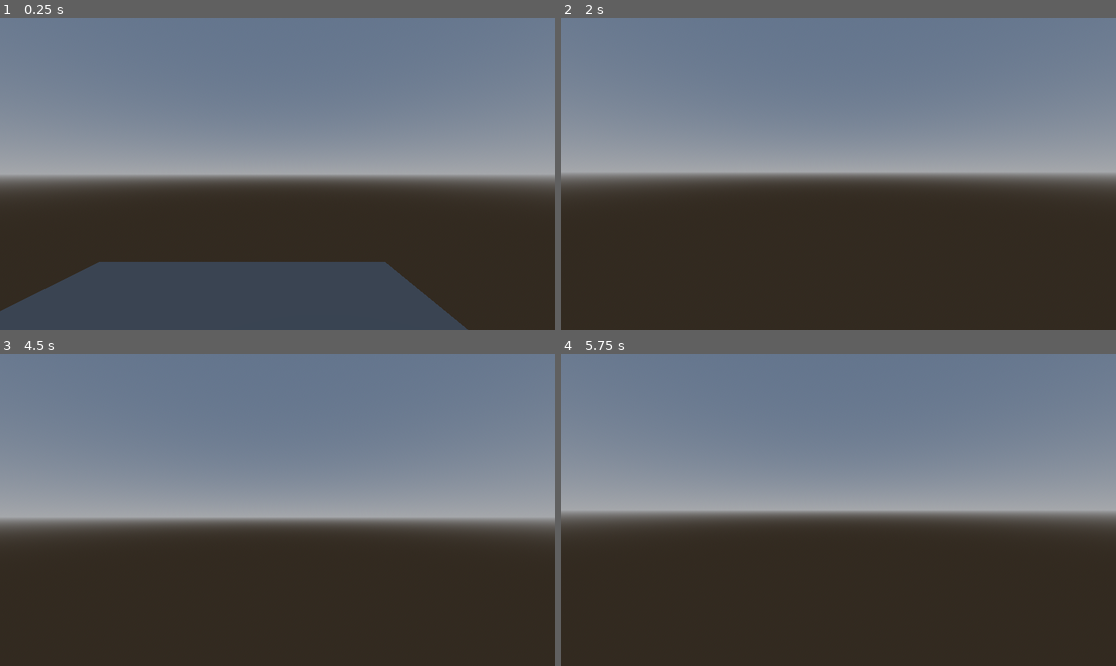
Above: before the commit, frames 1-4 (two rows, left to right).
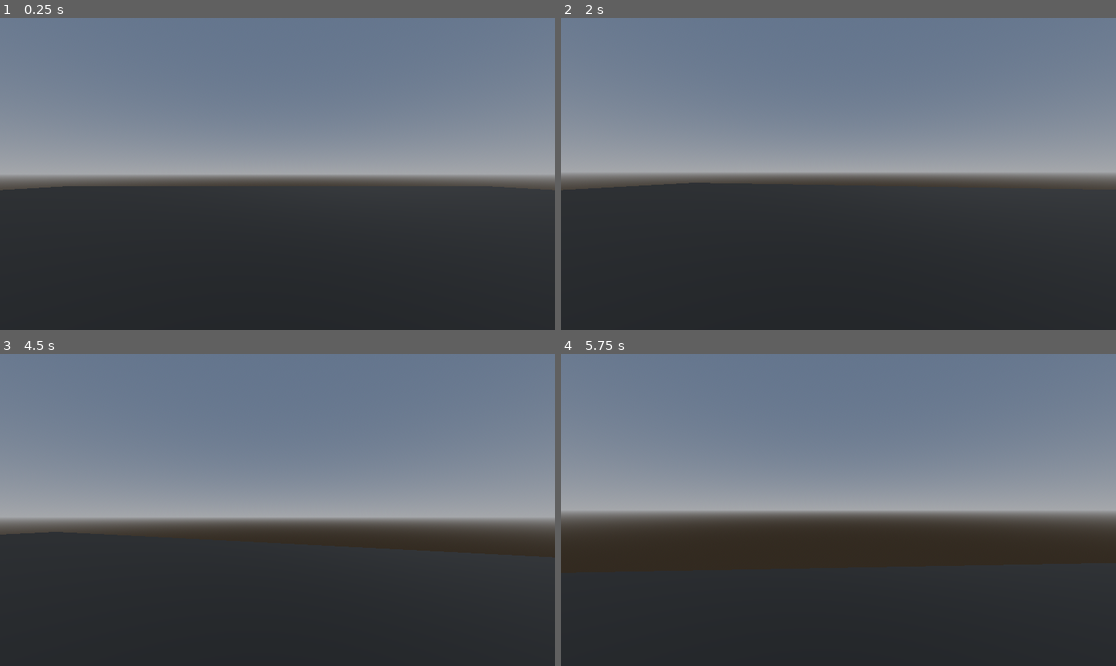
Above: after the commit, the same moments.

Repository: Nyedveg/Hop-Shot
Game: Godot game, scene res://MAIN.tscn
Two runs of this game, one before a commit and one after it. Both use one fixed random seed, a clock stepped at 60 frames per second and the inputs below. Before the commit the project starts from res://test_scene.tscn.
Inputs (mouse positions are in pixels of both pictures, inside the frame that each line leads up to):
- Up to frame 1 (0.25 s): no input
- Up to frame 2 (2 s): tap Enter (ui_accept) at 0.5, 0.77, 1.25, 1.52 s; move the mouse to (866, 174) at 0.52 s; hold Shift (sprint, bound only before the commit) 0.53-1.28 s; hold W (forward, bound only before the commit) from 0.53 s (still down); tap E (interact, bound only before the commit) at 0.6 s; move the mouse to (810, 174) at 1.27 s; tap Shift (sprint, bound only before the commit) at 1.35 s; tap Q (PICKUP, bound only after the commit) at 1.55 s
- Up to frame 3 (4.5 s): keep holding W (forward, bound only before the commit); move the mouse to (288, 503) at 2.02 s; tap Q (PICKUP, bound only after the commit) at 2.1, 3.8 s; tap E (interact, bound only before the commit) at 2.3, 3.6 s; tap Enter (ui_accept) at 2.75, 3.02, 3.77 s; move the mouse to (271, 516) at 2.77 s; tap Ctrl (crouch) at 2.85 s; tap Shift (sprint, bound only before the commit) at 3.05, 4.35 s; move the mouse to (316, 513) at 3.52 s; move the mouse to (233, 506) at 4.27 s
- Up to frame 4 (5.75 s): keep holding W (forward, bound only before the commit); tap Enter (ui_accept) at 4.52 s; tap E (interact, bound only before the commit) at 4.55 s; move the mouse to (844, 510) at 5.02 s; hold Shift (sprint, bound only before the commit) from 5.03 s (still down); tap Q (PICKUP, bound only after the commit) at 5.1 s

The runs differ from the first frame. In frame 1, 16% of the frame differs, in the area x 0-91%, y 53-100%; in frame 2, 0.2%; in frame 3, less than 0.1%; in frame 4, less than 0.1%.

Commit message:
updated project files

Diff:
--- /dev/null
+++ b/MAIN.tscn
@@ -0,0 +1,24 @@
+[gd_scene load_steps=4 format=3 uid="uid://b3tejip5bt721"]
+
+[ext_resource type="PackedScene" uid="uid://c2h5wi5d0wwxc" path="res://PLAYER/Player.tscn" id="1_for5s"]
+[ext_resource type="PackedScene" uid="uid://bxlhpwp5e5gig" path="res://WEAPONS/weapon.tscn" id="2_cfkjj"]
+
+[sub_resource type="StandardMaterial3D" id="StandardMaterial3D_ukhvu"]
+albedo_color = Color(0.0156863, 0.0156863, 0, 1)
+
+[node name="Node3D" type="Node3D"]
+
+[node name="DirectionalLight3D" type="DirectionalLight3D" parent="."]
+transform = Transform3D(-0.866023, -0.433016, 0.250001, 0, 0.499998, 0.866027, -0.500003, 0.749999, -0.43301, 0, 0, 0)
+shadow_enabled = true
+
+[node name="CSGBox3D" type="CSGBox3D" parent="."]
+use_collision = true
+size = Vector3(55, 0.115, 55)
+material = SubResource("StandardMaterial3D_ukhvu")
+
+[node name="Player" parent="." instance=ExtResource("1_for5s")]
+transform = Transform3D(1, 0, 0, 0, 1, 0, 0, 0, 1, 0, 1, 0)
+
+[node name="weapon" parent="." instance=ExtResource("2_cfkjj")]
+transform = Transform3D(1, 0, 0, 0, 1, 0, 0, 0, 1, 1.80221, 0.0575008, 4.6292)
--- a/Player.gd
+++ b/PLAYER/Player.gd
@@ -34,13 +34,13 @@
 @onready var camera3d := $Head/Camera3D
 @onready var player_capsule := $CollisionShape3D
 @onready var head_check := $Head_check
-@onready var hand = $Head/Hand
+@onready var hand = $Head/Camera3D/Hand
 
 # Dictionary of weapon scenes
 var weapons = {
 	"weapon": {
-		"weapon_scene": preload("res://weapon_hr.tscn"),
-		"drop_scene": preload("res://weapon.tscn")
+		"weapon_scene": preload("res://WEAPONS/weapon_hr.tscn"),
+		"drop_scene": preload("res://WEAPONS/weapon.tscn")
 	}
 	# Add more weapons here... ALSO DONT FORGET THE ,
 }
@@ -64,8 +64,8 @@
 
 
 func weapon_drop():
-	if Input.is_action_just_pressed("interact"):
-		if ! $Head/Hand.get_children().is_empty():
+	if Input.is_action_just_pressed("PICKUP"):
+		if ! $Head/Camera3D/Hand.get_children().is_empty():
 			var weapon_node = $Head/Camera3D/Hand.get_child(0)
 			var weapon_name = weapon_node.name
 			if weapons.has(weapon_name):
@@ -89,7 +89,7 @@
 	# GETS KEYBOARD INPUT.
 	# GET THE INPUT DIRECTION AND HANDLE THE MOVEMENT/DECELERATION.
 	# AS GOOD PRACTICE, YOU SHOULD REPLACE UI ACTIONS WITH CUSTOM GAMEPLAY ACTIONS.
-	var input_direction = Input.get_vector("left", "right", "forward", "back")
+	var input_direction = Input.get_vector("MOVE_LEFT", "MOVE_RIGHT", "MOVE_FORWARD", "MOVE_BACKWARD")
 	if input_direction.y < 0.0:
 		is_forward_moving = true
 	else:
--- a/Player.tscn
+++ b/PLAYER/Player.tscn
@@ -1,6 +1,6 @@
 [gd_scene load_steps=6 format=3 uid="uid://c2h5wi5d0wwxc"]
 
-[ext_resource type="Script" path="res://Player.gd" id="1_8knlq"]
+[ext_resource type="Script" path="res://PLAYER/Player.gd" id="1_8knlq"]
 
 [sub_resource type="CapsuleShape3D" id="CapsuleShape3D_kjnyq"]
 
@@ -19,20 +19,19 @@
 [node name="CollisionShape3D" type="CollisionShape3D" parent="."]
 shape = SubResource("CapsuleShape3D_kjnyq")
 
-[node name="Head_check" type="RayCast3D" parent="."]
-transform = Transform3D(1, 0, 0, 0, 1, 0, 0, 0, 1, 0, 0.501792, 0)
-target_position = Vector3(0, 1, 0)
-
 [node name="Head" type="Node3D" parent="."]
 transform = Transform3D(1, 0, 0, 0, 1, 0, 0, 0, 1, 0, 0.6, 0)
-
-[node name="Hand" type="Node3D" parent="Head"]
-transform = Transform3D(1, 0, 0, 0, 1, 0, 0, 0, 1, 0.43, -0.39, -0.745)
 
 [node name="Camera3D" type="Camera3D" parent="Head"]
 environment = SubResource("Environment_oslwl")
 near = 0.001
 
-[node name="REACH" type="RayCast3D" parent="Head/Camera3D"]
-transform = Transform3D(1, 0, 0, 0, 1, 0, 0, 0, 1, 0, -0.0974276, -0.0109661)
-target_position = Vector3(0, 0, -5)
+[node name="Hand" type="Node3D" parent="Head/Camera3D"]
+transform = Transform3D(1, 0, 0, 0, 1, 0, 0, 0, 1, 0.045, -0.055, -0.185)
+
+[node name="Head_check" type="RayCast3D" parent="."]
+transform = Transform3D(1, 0, 0, 0, 1, 0, 0, 0, 1, 0, 0.501792, 0)
+target_position = Vector3(0, 1, 0)
+
+[node name="Node3D" type="Node3D" parent="."]
+transform = Transform3D(1, 0, 0, 0, 1, 0, 0, 0, 1, 0, -0.407248, -1)
--- /dev/null
+++ b/WEAPONS/Area3D.gd
@@ -0,0 +1,10 @@
+extends Area3D
+
+
+func _on_body_entered(body):
+		# Check if the body is the player
+	if body.name == "Player":
+		# Call the player's add_weapon method
+		body.spawn_weapon("weapon")
+		# Delete the weapon pickup
+		queue_free()
--- /dev/null
+++ b/WEAPONS/weapon.tscn
@@ -0,0 +1,30 @@
+[gd_scene load_steps=5 format=3 uid="uid://bxlhpwp5e5gig"]
+
+[ext_resource type="Script" path="res://WEAPONS/Area3D.gd" id="1_547lj"]
+
+[sub_resource type="BoxShape3D" id="BoxShape3D_roaat"]
+size = Vector3(0.5, 0.5, 0.5)
+
+[sub_resource type="BoxMesh" id="BoxMesh_cljmk"]
+size = Vector3(0.46, 0.33, 0.96)
+
+[sub_resource type="BoxShape3D" id="BoxShape3D_w4vt8"]
+size = Vector3(0.26, 0.19, 0.56)
+
+[node name="weapon" type="Area3D"]
+script = ExtResource("1_547lj")
+
+[node name="CollisionShape3D" type="CollisionShape3D" parent="."]
+shape = SubResource("BoxShape3D_roaat")
+
+[node name="RigidBody3D" type="RigidBody3D" parent="."]
+
+[node name="MeshInstance3D" type="MeshInstance3D" parent="RigidBody3D"]
+transform = Transform3D(0.56, 0, 0, 0, 0.56, 0, 0, 0, 0.56, 0, 0, 0)
+mesh = SubResource("BoxMesh_cljmk")
+skeleton = NodePath("")
+
+[node name="CollisionShape3D2" type="CollisionShape3D" parent="RigidBody3D"]
+shape = SubResource("BoxShape3D_w4vt8")
+
+[connection signal="body_entered" from="." to="." method="_on_body_entered"]
--- /dev/null
+++ b/WEAPONS/weapon_hr.tscn
@@ -0,0 +1,10 @@
+[gd_scene load_steps=2 format=3 uid="uid://d21v2y71j42my"]
+
+[sub_resource type="BoxMesh" id="BoxMesh_gt6sh"]
+size = Vector3(0.22, 0.165, 1)
+
+[node name="weapon" type="Node3D"]
+
+[node name="MeshInstance3D" type="MeshInstance3D" parent="."]
+transform = Transform3D(0.24, 0, 0, 0, 0.24, 0, 0, 0, 0.24, 0, 0, 0)
+mesh = SubResource("BoxMesh_gt6sh")
--- a/project.godot
+++ b/project.godot
@@ -10,8 +10,8 @@
 
 [application]
 
-config/name="Hop_Shot"
-run/main_scene="res://test_scene.tscn"
+config/name="Hop-Shot"
+run/main_scene="res://MAIN.tscn"
 config/features=PackedStringArray("4.2", "Forward Plus")
 config/icon="res://icon.svg"
 
@@ -22,44 +22,24 @@
 
 [input]
 
-left={
+MOVE_LEFT={
 "deadzone": 0.5,
 "events": [Object(InputEventKey,"resource_local_to_scene":false,"resource_name":"","device":-1,"window_id":0,"alt_pressed":false,"shift_pressed":false,"ctrl_pressed":false,"meta_pressed":false,"pressed":false,"keycode":0,"physical_keycode":65,"key_label":0,"unicode":97,"echo":false,"script":null)
 ]
 }
-forward={
+MOVE_RIGHT={
+"deadzone": 0.5,
+"events": [Object(InputEventKey,"resource_local_to_scene":false,"resource_name":"","device":-1,"window_id":0,"alt_pressed":false,"shift_pressed":false,"ctrl_pressed":false,"meta_pressed":false,"pressed":false,"keycode":0,"physical_keycode":68,"key_label":0,"unicode":100,"echo":false,"script":null)
+]
+}
+MOVE_FORWARD={
 "deadzone": 0.5,
 "events": [Object(InputEventKey,"resource_local_to_scene":false,"resource_name":"","device":-1,"window_id":0,"alt_pressed":false,"shift_pressed":false,"ctrl_pressed":false,"meta_pressed":false,"pressed":false,"keycode":0,"physical_keycode":87,"key_label":0,"unicode":119,"echo":false,"script":null)
 ]
 }
-back={
+MOVE_BACKWARD={
 "deadzone": 0.5,
 "events": [Object(InputEventKey,"resource_local_to_scene":false,"resource_name":"","device":-1,"window_id":0,"alt_pressed":false,"shift_pressed":false,"ctrl_pressed":false,"meta_pressed":false,"pressed":false,"keycode":0,"physical_keycode":83,"key_label":0,"unicode":115,"echo":false,"script":null)
-]
-}
-right={
-"deadzone": 0.5,
-"events": [Object(InputEventKey,"resource_local_to_scene":false,"resource_name":"","device":-1,"window_id":0,"alt_pressed":false,"shift_pressed":false,"ctrl_pressed":false,"meta_pressed":false,"pressed":false,"keycode":0,"physical_keycode":68,"key_label":0,"unicode":100,"echo":false,"script":null)
-]
-}
-jump={
-"deadzone": 0.5,
-"events": [Object(InputEventKey,"resource_local_to_scene":false,"resource_name":"","device":-1,"window_id":0,"alt_pressed":false,"shift_pressed":false,"ctrl_pressed":false,"meta_pressed":false,"pressed":false,"keycode":0,"physical_keycode":32,"key_label":0,"unicode":32,"echo":false,"script":null)
-]
-}
-fire={
-"deadzone": 0.5,
-"events": [Object(InputEventMouseButton,"resource_local_to_scene":false,"resource_name":"","device":-1,"window_id":0,"alt_pressed":false,"shift_pressed":false,"ctrl_pressed":false,"meta_pressed":false,"button_mask":1,"position":Vector2(86, 22),"global_position":Vector2(90, 63),"factor":1.0,"button_index":1,"canceled":false,"pressed":true,"double_click":false,"script":null)
-]
-}
-interact={
-"deadzone": 0.5,
-"events": [Object(InputEventKey,"resource_local_to_scene":false,"resource_name":"","device":-1,"window_id":0,"alt_pressed":false,"shift_pressed":false,"ctrl_pressed":false,"meta_pressed":false,"pressed":false,"keycode":0,"physical_keycode":69,"key_label":0,"unicode":101,"echo":false,"script":null)
-]
-}
-sprint={
-"deadzone": 0.5,
-"events": [Object(InputEventKey,"resource_local_to_scene":false,"resource_name":"","device":-1,"window_id":0,"alt_pressed":false,"shift_pressed":false,"ctrl_pressed":false,"meta_pressed":false,"pressed":false,"keycode":0,"physical_keycode":4194325,"key_label":0,"unicode":0,"echo":false,"script":null)
 ]
 }
 crouch={
@@ -67,3 +47,12 @@
 "events": [Object(InputEventKey,"resource_local_to_scene":false,"resource_name":"","device":-1,"window_id":0,"alt_press …(182 unchanged characters)…
 ]
 }
+sprint={
+"deadzone": 0.5,
+"events": []
+}
+PICKUP={
+"deadzone": 0.5,
+"events": [Object(InputEventKey,"resource_local_to_scene":false,"resource_name":"","device":-1,"window_id":0,"alt_pressed":false,"shift_pressed":false,"ctrl_pressed":false,"meta_pressed":false,"pressed":false,"keycode":0,"physical_keycode":81,"key_label":0,"unicode":113,"echo":false,"script":null)
+]
+}
--- a/test_scene.tscn
+++ /dev/null
@@ -1,17 +0,0 @@
-[gd_scene load_steps=3 format=3 uid="uid://c044i4nwht0qo"]
-
-[ext_resource type="PackedScene" uid="uid://c2h5wi5d0wwxc" path="res://Player.tscn" id="1_7xa04"]
-[ext_resource type="PackedScene" uid="uid://s6hfubba1gq5" path="res://weapon.tscn" id="3_8qvba"]
-
-[node name="Test_Scene" type="Node3D"]
-
-[node name="CSGBox3D" type="CSGBox3D" parent="."]
-transform = Transform3D(1, 0, 0, 0, 1, 0, 0, 0, 1, 0, -0.697593, 0)
-use_collision = true
-size = Vector3(8.12085, 1, 9.58105)
-
-[node name="Player" parent="." instance=ExtResource("1_7xa04")]
-transform = Transform3D(1, 0, 0, 0, 1, 0, 0, 0, 1, 1, 2, 1)
-
-[node name="Gun A" parent="." instance=ExtResource("3_8qvba")]
-transform = Transform3D(1, 0, 0, 0, 1, 0, 0, 0, 1, 3, 0, 0)
--- a/weapon.tscn
+++ /dev/null
@@ -1,19 +0,0 @@
-[gd_scene load_steps=4 format=3 uid="uid://s6hfubba1gq5"]
-
-[ext_resource type="Script" path="res://weapon_pickup.gd" id="1_7uajv"]
-
-[sub_resource type="BoxShape3D" id="BoxShape3D_n7lxe"]
-size = Vector3(0.35022, 0.348572, 1)
-
-[sub_resource type="BoxMesh" id="BoxMesh_4k0in"]
-size = Vector3(0.35, 0.35, 1)
-
-[node name="Gun A" type="RigidBody3D"]
-script = ExtResource("1_7uajv")
-
-[node name="CollisionShape3D" type="CollisionShape3D" parent="."]
-transform = Transform3D(1, 0, 0, 0, 1, 0, 0, 0, 1, -0.000146389, -0.000366166, 0.000768423)
-shape = SubResource("BoxShape3D_n7lxe")
-
-[node name="MeshInstance3D" type="MeshInstance3D" parent="."]
-mesh = SubResource("BoxMesh_4k0in")
--- a/weapon_hr.tscn
+++ /dev/null
@@ -1,7 +0,0 @@
-[gd_scene load_steps=2 format=3 uid="uid://cn0wk60jtggt7"]
-
-[sub_resource type="BoxMesh" id="BoxMesh_p37uk"]
-size = Vector3(0.35, 0.35, 1)
-
-[node name="Weapon HR" type="MeshInstance3D"]
-mesh = SubResource("BoxMesh_p37uk")
--- a/weapon_pickup.gd
+++ /dev/null
@@ -1,12 +0,0 @@
-extends RigidBody3D
-
-var dropped = false
-
-func _ready():
-	pass
-
-func _process(delta):
-	if dropped == true:
-		apply_impulse(transform.basis.z, -transform.basis.z * 10)
-		dropped = false
-		print("drop true")
Not shown, changed: icon.svg.import
